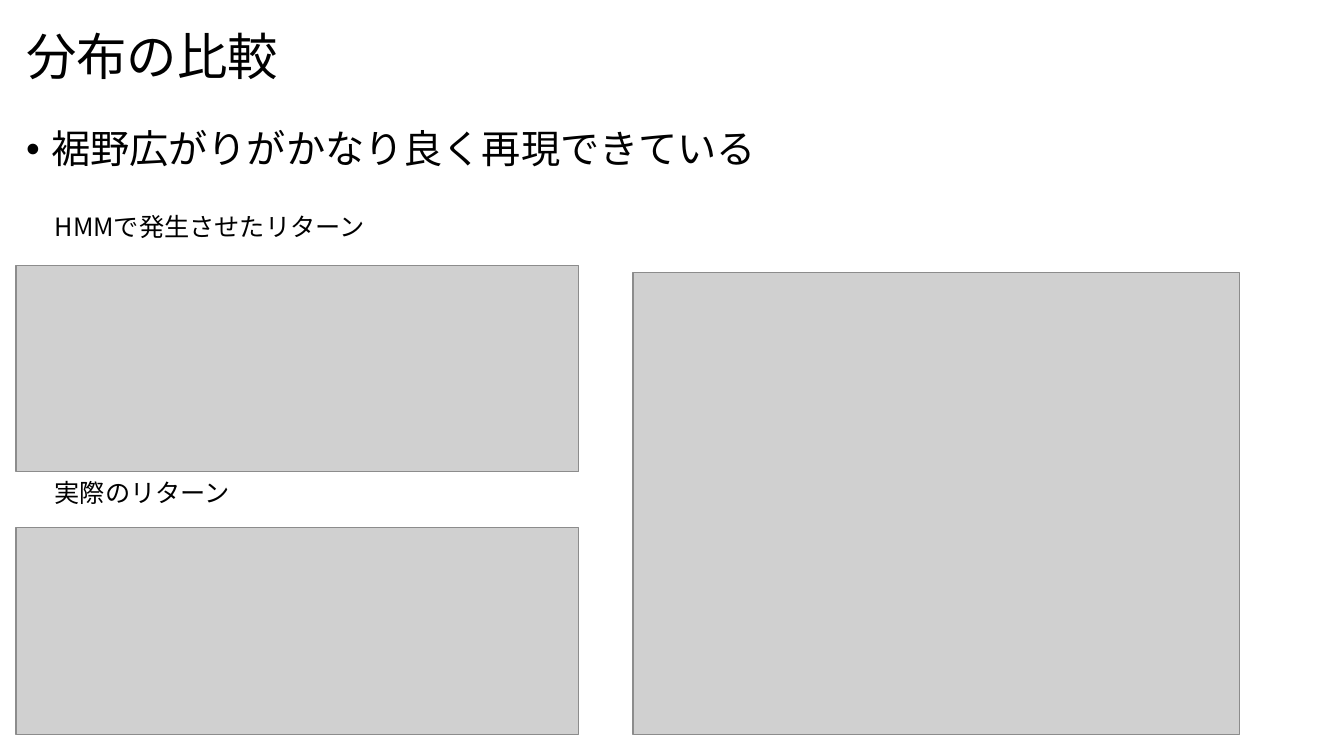
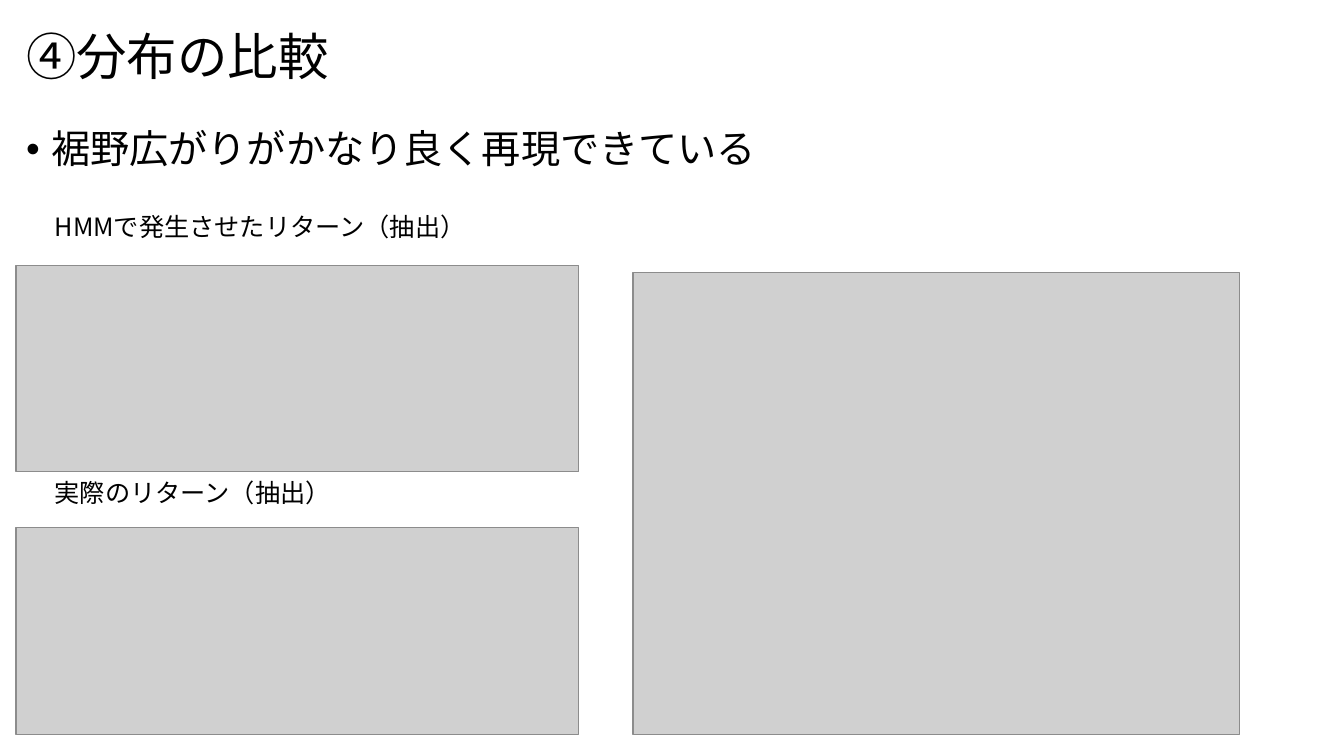
Before and after one commit to nakayasu720/report, a slide deck: slide 19 of 時系列データの生成.pptx. Drawn at 1344x756 pixels with LibreOffice and Linux fonts; fonts in the diff are those of the drawing; grey boxes stand for pictures. Boxes give left, top, right and bottom in pixels: in the first picture for what was removed or moved away, otherwise in the second. Text is boxed around its words. In the diff, an @@ line names an element or a change of style, - is before the commit and + after.

```diff
--- a/時系列データの生成.pptx
+++ b/時系列データの生成.pptx
@@ title at bbox=[26, 32, 328, 80]: text changed @@
-分布の比較
+④分布の比較
@@ text at bbox=[55, 214, 466, 239]: text changed @@
-HMMで発生させたリターン
+HMMで発生させたリターン（抽出）
@@ text at bbox=[55, 480, 331, 505]: text changed @@
-実際のリターン
+実際のリターン（抽出）
```
Also in this commit, not shown: 17 other slides changed, 5 slides added, 3 slides removed.
